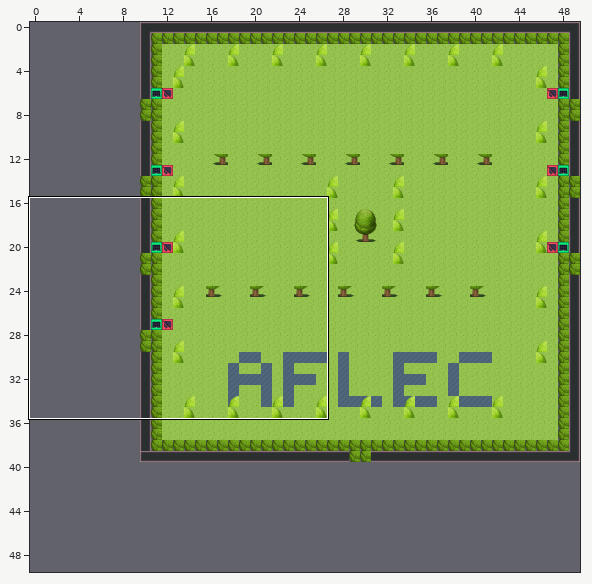
Two states of a Tiled map (JSON), cour1.tmj. The picture above shows the old version from afar; the outline marks the close-up.
Close-up. Before the edit:
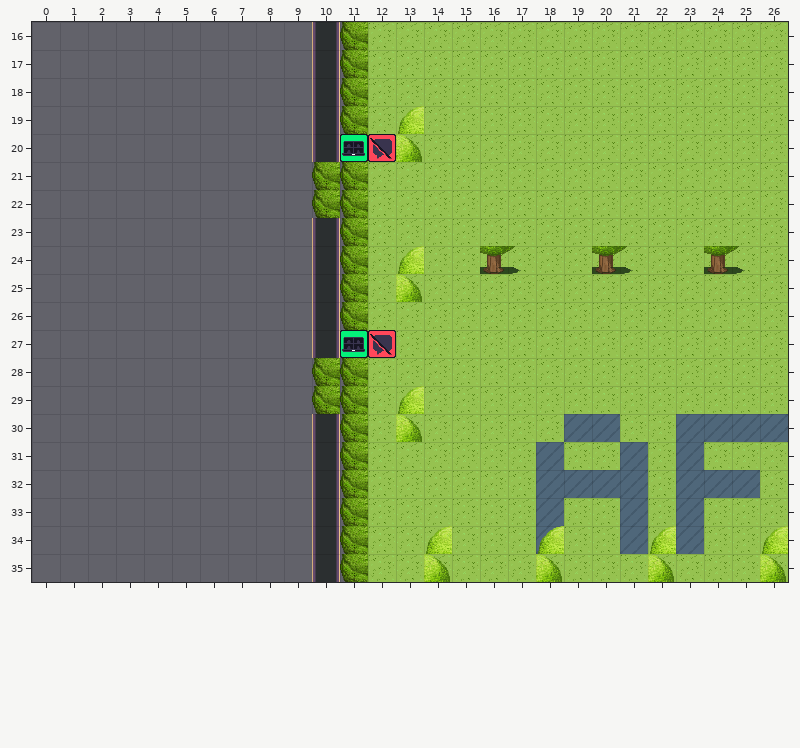
Cells are 32x32 px. Shown: x 0..26, y 16..35. The commit also changed other parts of the map, which this record leaves out. The old version is drawn lined up with the new one.
The result:
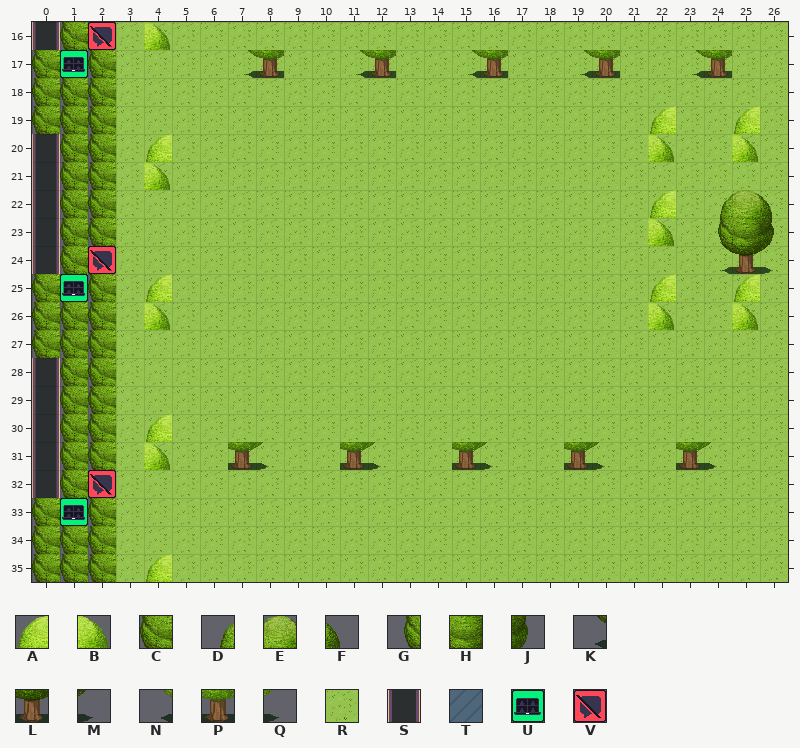
Key: from "WA_Exterior": A 3, B 4, C 25, D 75, E 76, F 77, G 100, H 101, J 102, K 125, L 126, M 127, N 128, P 129, Q 130, R 628; from "WA_Room_Builder": S 102, T 360; from "WA_User_Interface": U 21, V 60.
_ is an empty cell, # one hidden under a higher layer.
Changes in this commit:
map size 40x40 -> 50x50 cells (old content now starts at 10,0; both pictures use the new coordinates)
Layer "floor":
y 16: x 1..11 _________#C -> CCRRRRRRRRR
y 17..19: x 0..11 __________#C -> CCCRRRRRRRRR
y 20: x 1..11 _________#C -> CCRRRRRRRRR
y 21..22: x 1..11 _________CC -> CCRRRRRRRRR
y 23..24: x 1..11 _________#C -> CCRRRRRRRRR
y 25..27: x 0..11 __________#C -> CCCRRRRRRRRR
y 28..29: x 1..11 _________CC -> CCRRRRRRRRR
y 30: x 1..11 _________#C -> CCRRRRRRRRR; x 19..20 TT -> RR; x 23..26 TTTT -> RRRR
y 31: x 1..11 _________#C -> CCRRRRRRRRR; x 18 T -> R; x 21 T -> R; x 23 T -> R
y 32: x 1..11 _________#C -> CCRRRRRRRRR; x 18..21 TTTT -> RRRR; x 23..25 TTT -> RRR
y 33..34: x 0..11 __________#C -> CCCRRRRRRRRR; x 18 T -> R; x 21 T -> R; x 23 T -> R
y 35: x 0..11 __________#C -> CCCRRRRRRRRR
Layer "walls":
y 16: x 0 _ -> S; x 10 S -> _
y 17..19: x 10 S -> _
y 20: x 0 _ -> S; x 10 S -> _
y 21..22: x 0 _ -> S
y 23..24: x 0 _ -> S; x 10 S -> _
y 25..27: x 10 S -> _
y 28..29: x 0 _ -> S
y 30..32: x 0 _ -> S; x 10 S -> _
y 33..35: x 10 S -> _
Layer "furniture":
y 16: x 4 _ -> B
y 19: x 13 A -> _; x 22 _ -> A; x 25 _ -> A
y 20: x 4 _ -> A; x 13 B -> _; x 22 _ -> B; x 25 _ -> B
y 21: x 4 _ -> B
y 22: x 22 _ -> A; x 24..26 ___ -> DEF
y 23: x 22 _ -> B; x 24..26 ___ -> GHJ
y 24: x 13 A -> _; x 24..26 ___ -> KLM
y 25: x 4 _ -> A; x 13 B -> _; x 22 _ -> A; x 25 _ -> A
y 26: x 4 _ -> B; x 22 _ -> B; x 25 _ -> B
y 29: x 13 A -> _
y 30: x 4 _ -> A; x 13 B -> _
y 31: x 4 _ -> B
y 34: x 14 A -> _; x 18 A -> _; x 22 A -> _; x 26 A -> _
y 35: x 4 _ -> A; x 14 B -> _; x 18 B -> _; x 22 B -> _; x 26 B -> _
Layer "above":
y 16: x 2 _ -> V
y 17: x 1 _ -> U; x 7..8 __ -> NP; x 11..12 __ -> NP; x 15..16 __ -> NP; x 19..20 __ -> NP; x 23..24 __ -> NP
y 20: x 11..12 UV -> __
y 24: x 2 _ -> V; x 16..17 PQ -> __; x 20..21 PQ -> __; x 24..25 PQ -> __
y 25: x 1 _ -> U
y 27: x 11..12 UV -> __
y 31: x 7..8 __ -> PQ; x 11..12 __ -> PQ; x 15..16 __ -> PQ; x 19..20 __ -> PQ; x 23..24 __ -> PQ
y 32: x 2 _ -> V
y 33: x 1 _ -> U
